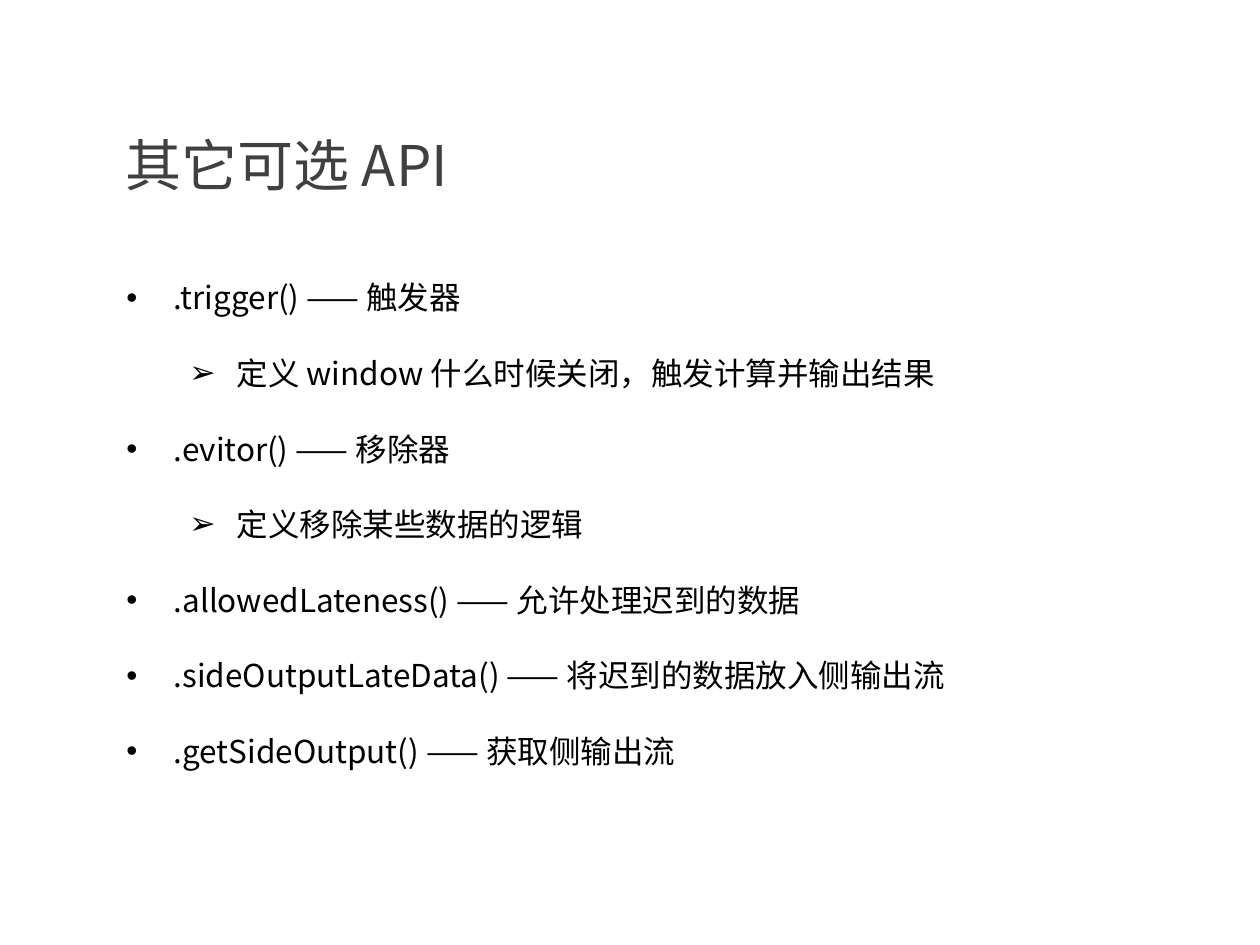
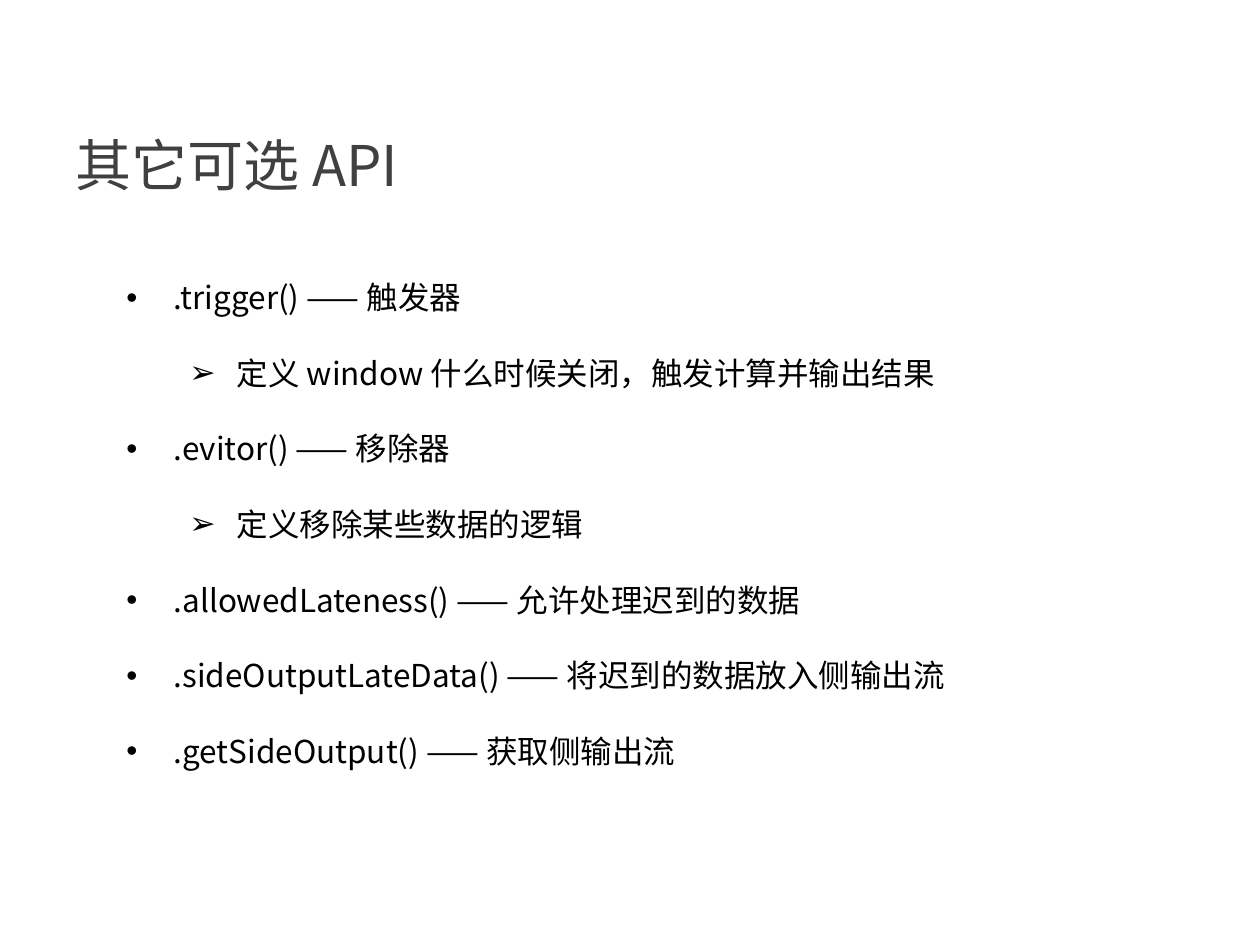
Before and after one commit to confucianzuoyuan/flink-tutorial, a slide deck: slide 14 of slides/3_Flink window API .pptx (slide 13 before the commit). Drawn at 1260x945 pixels with LibreOffice and Linux fonts; fonts in the diff are those of the drawing; background and template pictures are left out. Boxes give left, top, right and bottom in pixels: in the first picture for what was removed or moved away, otherwise in the second. Text is boxed around its words. In the diff, an @@ line names an element or a change of style, - is before the commit and + after.

```diff
--- a/slides/3_Flink window API .pptx
+++ b/slides/3_Flink window API .pptx
@@ text "其它可选 API" at bbox=[75, 138, 398, 191]: indent changed @@
```
Also in this commit, not shown: 13 other slides changed, 1 slide added, 3 other files.
